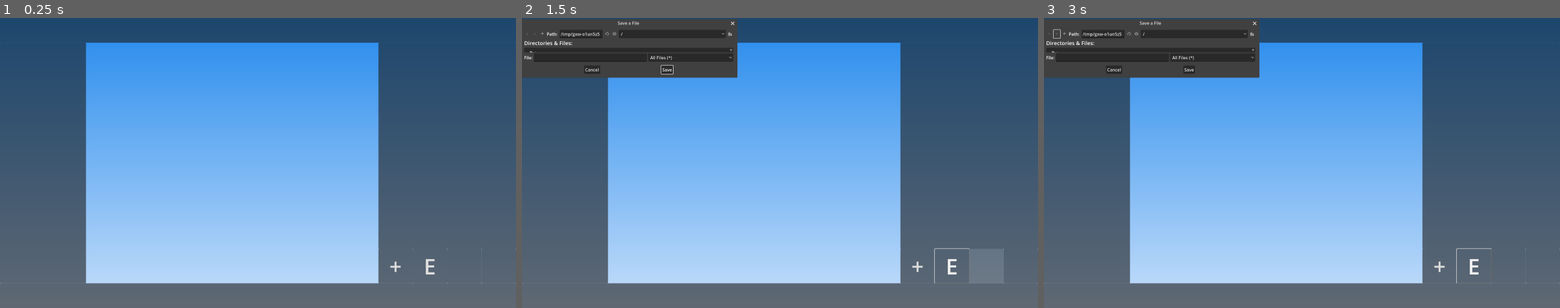
Above: before the commit, frames 1-3 (left to right).
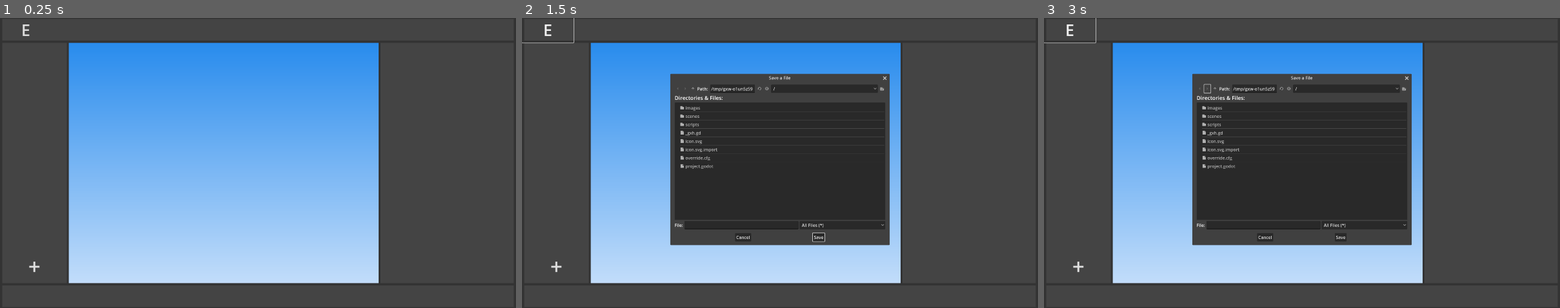
Above: after the commit, the same moments.

Repository: beatrixwashere/RedBallMakerPlus
Game: Godot game, scene res://scenes/main.tscn
Two runs of this game, one before a commit and one after it. Both use one fixed random seed, a clock stepped at 60 frames per second and the inputs below.
Inputs (mouse positions are in pixels of both pictures, inside the frame that each line leads up to; where the layout moved, square brackets give the same spot in the first picture):
- Up to frame 1 (0.25 s): no input
- Up to frame 2 (1.5 s): click "E" at 0.5 s; click (986, 267) at 1.27 s
- Up to frame 3 (3 s): click (1544, 267) at 2.02 s; click (1209, 87) [1054, 35] at 2.75 s

The runs differ from the first frame. In frame 1, 53% of the frame differs, in the area x 0-100%, y 0-100%; in frame 2, 78%; in frame 3, 78%.

Commit message:
add ui layout

Diff:
--- a/scenes/main.tscn
+++ b/scenes/main.tscn
@@ -1,7 +1,8 @@
-[gd_scene load_steps=3 format=3 uid="uid://cjoe6yrdhaj2k"]
+[gd_scene load_steps=4 format=3 uid="uid://cjoe6yrdhaj2k"]
 
 [ext_resource type="Texture2D" uid="uid://upmcqv0i3tpp" path="res://images/sky.png" id="1_iag8v"]
 [ext_resource type="Script" path="res://scripts/main.gd" id="1_ptw04"]
+[ext_resource type="Texture2D" uid="uid://dytryt6od1hgl" path="res://images/ui.png" id="3_ujrmm"]
 
 [node name="main" type="Node"]
 script = ExtResource("1_ptw04")
@@ -14,68 +15,67 @@
 
 [node name="bg" type="Sprite2D" parent="ui"]
 z_index = -100
-position = Vector2(6.00815e-05, -2.47289e-05)
-scale = Vector2(2.64181, 1.81032)
+position = Vector2(-128, -2.28882e-05)
+scale = Vector2(1.61917, 1.59734)
 texture = ExtResource("1_iag8v")
+
+[node name="layout" type="Sprite2D" parent="ui"]
+texture_filter = 1
+position = Vector2(0, 3.05176e-05)
+scale = Vector2(8, 8.05926)
+texture = ExtResource("3_ujrmm")
 
 [node name="menus" type="Node2D" parent="ui"]
 
-[node name="obj_list" type="Panel" parent="ui/menus"]
+[node name="obj_edit" type="Control" parent="ui/menus"]
+layout_mode = 3
+anchors_preset = 0
 offset_left = 448.0
 offset_top = -448.0
 offset_right = 960.0
+offset_bottom = 448.0
+
+[node name="obj_list" type="Control" parent="ui/menus"]
+layout_mode = 3
+anchors_preset = 0
+offset_left = -960.0
+offset_top = -448.0
+offset_right = -704.0
 offset_bottom = 320.0
 
 [node name="container" type="VBoxContainer" parent="ui/menus/obj_list"]
-offset_right = 512.0
+layout_mode = 0
+offset_right = 256.0
 offset_bottom = 768.0
 
 [node name="new_block" type="Button" parent="ui/menus/obj_list"]
 layout_mode = 0
 offset_top = 768.0
-offset_right = 128.0
+offset_right = 256.0
 offset_bottom = 896.0
 theme_override_font_sizes/font_size = 80
 text = "+"
+flat = true
 
-[node name="export_level" type="Button" parent="ui/menus/obj_list"]
-layout_mode = 0
-offset_left = 128.0
-offset_top = 768.0
-offset_right = 256.0
-offset_bottom = 896.0
-theme_override_font_sizes/font_size = 80
-text = "E"
-
-[node name="null0" type="Button" parent="ui/menus/obj_list"]
-layout_mode = 0
-offset_left = 256.0
-offset_top = 768.0
-offset_right = 384.0
-offset_bottom = 896.0
-theme_override_font_sizes/font_size = 80
-
-[node name="null1" type="Button" parent="ui/menus/obj_list"]
-layout_mode = 0
-offset_left = 384.0
-offset_top = 768.0
-offset_right = 512.0
-offset_bottom = 896.0
-theme_override_font_sizes/font_size = 80
-
-[node name="obj_edit" type="Panel" parent="ui/menus"]
-offset_left = -960.0
-offset_top = -448.0
-offset_right = -640.0
-offset_bottom = 448.0
-
-[node name="row_options" type="Panel" parent="ui/menus"]
+[node name="row_options" type="Control" parent="ui/menus"]
+layout_mode = 3
+anchors_preset = 0
 offset_left = -960.0
 offset_top = -544.0
 offset_right = 960.0
 offset_bottom = -448.0
 
-[node name="row_info" type="Panel" parent="ui/menus"]
+[node name="export_level" type="Button" parent="ui/menus/row_options"]
+layout_mode = 0
+offset_right = 192.0
+offset_bottom = 96.0
+theme_override_font_sizes/font_size = 60
+text = "E"
+flat = true
+
+[node name="row_info" type="Control" parent="ui/menus"]
+layout_mode = 3
+anchors_preset = 0
 offset_left = -960.0
 offset_top = 448.0
 offset_right = 960.0
@@ -84,12 +84,12 @@
 [node name="files" type="FileDialog" parent="."]
 unique_name_in_owner = true
 mode = 2
-position = Vector2i(0, 36)
-size = Vector2i(794, 159)
+initial_position = 1
+size = Vector2i(800, 600)
 ok_button_text = "Save"
 dialog_hide_on_ok = true
 access = 2
 
 [connection signal="button_down" from="ui/menus/obj_list/new_block" to="." method="new_block"]
-[connection signal="button_down" from="ui/menus/obj_list/export_level" to="." method="select_export_file"]
+[connection signal="button_down" from="ui/menus/row_options/export_level" to="." method="select_export_file"]
 [connection signal="file_selected" from="files" to="." method="export_level"]
Binary file added: images/ui.png
